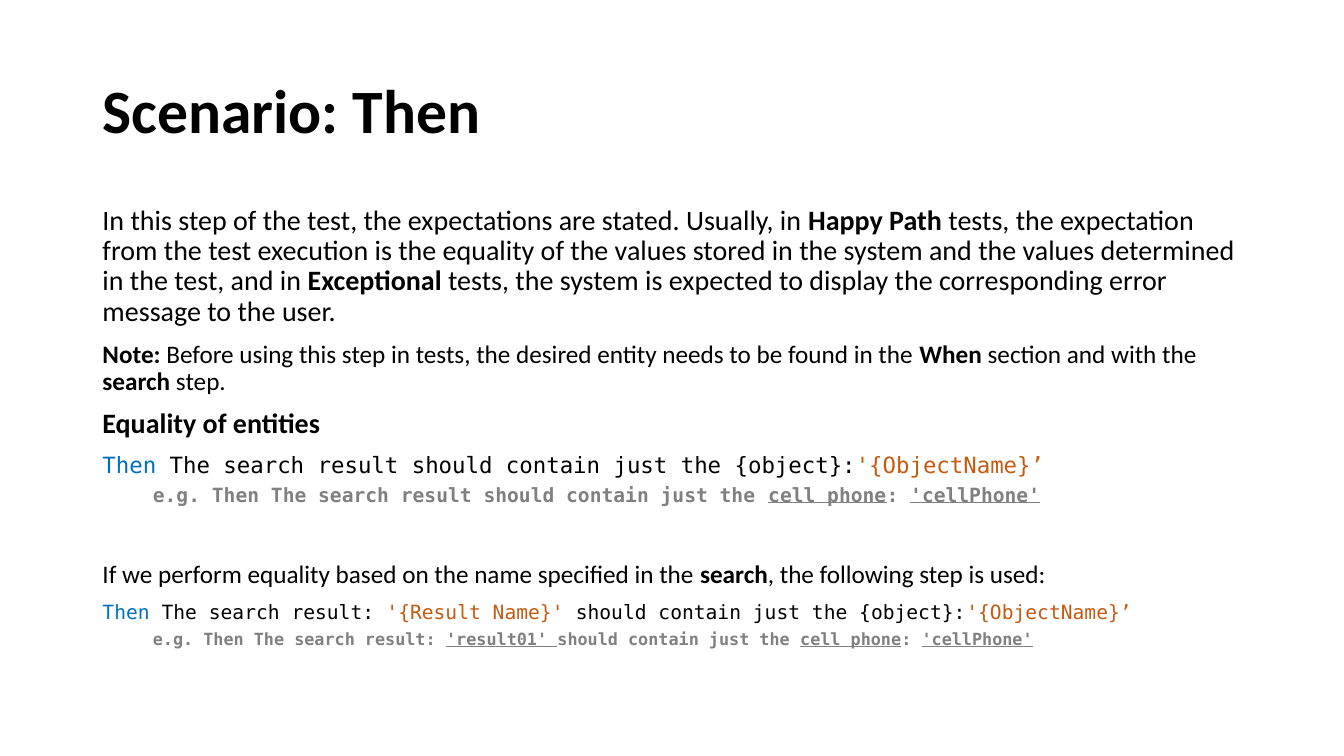
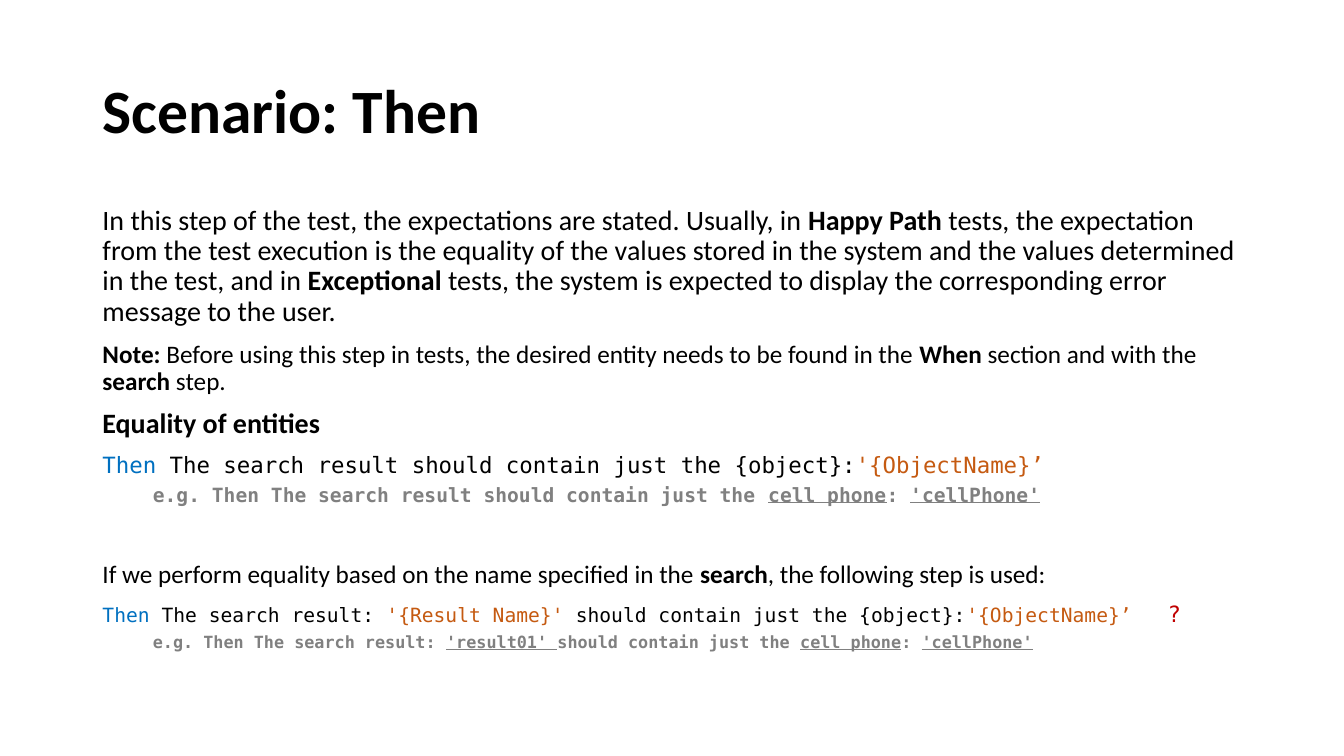
Before and after one commit to fmontazeri/Knowledeg, a slide deck: slide 46 of Gherkin.pptx. Drawn at 1344x756 pixels with LibreOffice and Linux fonts; fonts in the diff are those of the drawing. Boxes give left, top, right and bottom in pixels: in the first picture for what was removed or moved away, otherwise in the second. Text is boxed around its words. In the diff, an @@ line names an element or a change of style, - is before the commit and + after.

Commit message:
add some tips to writting scenario

```diff
--- a/Gherkin.pptx
+++ b/Gherkin.pptx
@@ text at <box>102,607,1131,626</box>: text changed @@
-Then The search result: '{Result Name}' should contain just the {object}:'{ObjectName}’
+Then The search result: '{Result Name}' should contain just the {object}:'{ObjectName}’ ?
```
Also in this commit, not shown: 14 other slides changed, 6 slides added.
